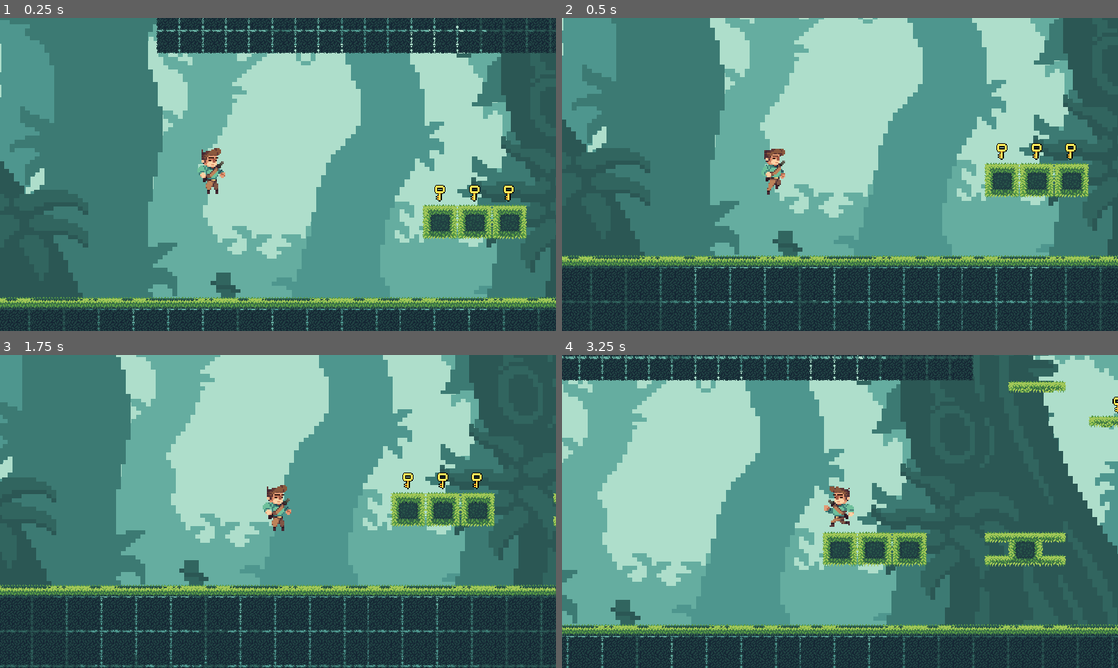
Above: before the commit, frames 1-4 (two rows, left to right).
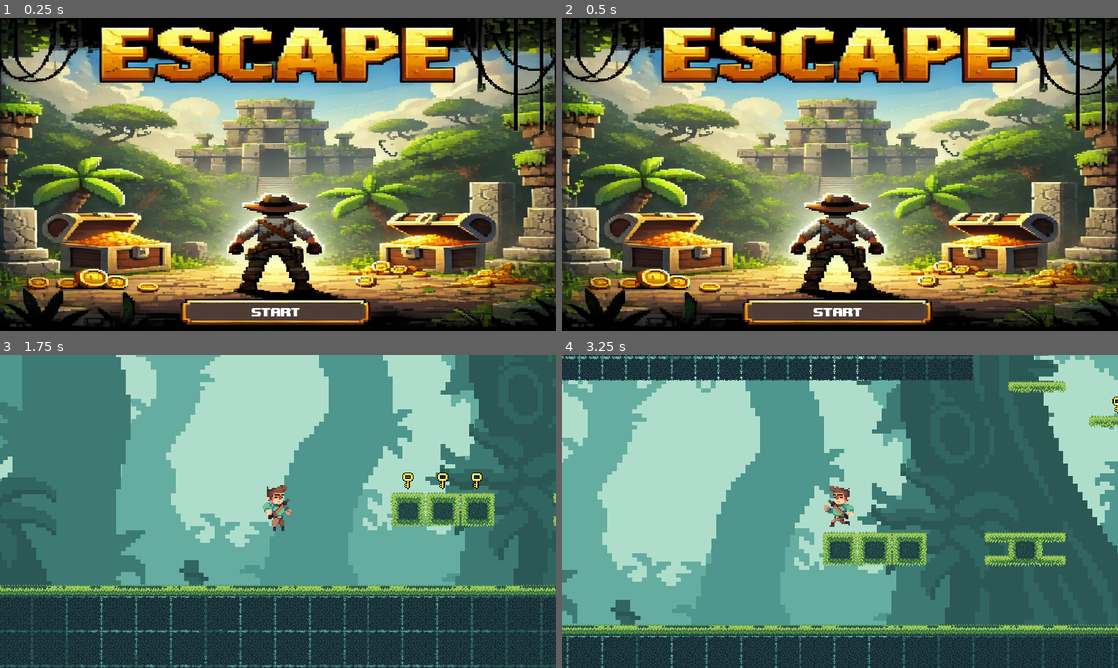
Above: after the commit, the same moments.

Repository: larissanobregaa/Jogo-Escape
Game: Godot game, scene res://title_screen.tscn
The game is run twice, just before and just after one commit, with the same random seed, the same clock (stepped at 60 frames per second) and the same inputs. Before the commit the project starts from res://principal.tscn.
Inputs (mouse positions are in pixels of both pictures, inside the frame that each line leads up to):
- Up to frame 1 (0.25 s): no input
- Up to frame 2 (0.5 s): no input
- Up to frame 3 (1.75 s): click (278, 649) at 0.5 s, where only the run after the commit has a clickable "START"; hold Right (ui_right) from 1.28 s (still down); tap Up (ui_up) at 1.52 s
- Up to frame 4 (3.25 s): tap Up (ui_up) at 2.27 s; release Right (ui_right) at 2.78 s; hold Left (ui_left) from 2.78 s (still down)

The runs differ from the first frame. In frame 1, 99% of the frame differs, in the area x 0-100%, y 0-100%; in frame 2, 99%; in frame 3, 0.6%; in frame 4, less than 0.1%.

Commit message:
pagina inicial

Diff:
--- a/principal.tscn
+++ b/principal.tscn
@@ -12,6 +12,8 @@
 [ext_resource type="PackedScene" uid="uid://d3tc7xnc7ky0k" path="res://espinhos.tscn" id="8_8crel"]
 [ext_resource type="PackedScene" uid="uid://l5kdjpxb5gkb" path="res://portal_proxima_fase.tscn" id="9_ypj1v"]
 [ext_resource type="AudioStream" uid="uid://dpwtxm6uhn7xk" path="res://Musica/MusicaFundo.mp3" id="12_a6mwx"]
+[ext_resource type="FontFile" uid="uid://cubfffllwcjhg" path="res://upheavtt.ttf" id="13_3vy2o"]
+[ext_resource type="Script" path="res://score_label.gd" id="14_ihdx3"]
 
 [sub_resource type="TileSetAtlasSource" id="TileSetAtlasSource_7uo7n"]
 texture = ExtResource("4_iuobs")
@@ -1398,6 +1400,9 @@
 "movimento": SubResource("Animation_4ct73")
 }
 
+[sub_resource type="Theme" id="Theme_uwe0t"]
+Label/fonts/font = ExtResource("13_3vy2o")
+
 [node name="Principal" type="Node2D"]
 script = ExtResource("1_cql0y")
 
@@ -1558,3 +1563,21 @@
 stream = ExtResource("12_a6mwx")
 volume_db = -9.905
 autoplay = true
+
+[node name="UserInterface" type="Control" parent="."]
+layout_mode = 3
+anchors_preset = 0
+offset_right = 40.0
+offset_bottom = 40.0
+
+[node name="ScoreLabel" type="Label" parent="UserInterface"]
+layout_mode = 0
+offset_left = 25.0
+offset_top = 11.0
+offset_right = 137.0
+offset_bottom = 42.0
+theme = SubResource("Theme_uwe0t")
+theme_override_colors/font_color = Color(0, 0, 0, 1)
+theme_override_font_sizes/font_size = 20
+text = "Score: 0"
+script = ExtResource("14_ihdx3")
--- a/project.godot
+++ b/project.godot
@@ -11,7 +11,7 @@
 [application]
 
 config/name="escape"
-run/main_scene="res://principal.tscn"
+run/main_scene="res://title_screen.tscn"
 config/features=PackedStringArray("4.3", "GL Compatibility")
 config/icon="res://icon.svg"
 
--- /dev/null
+++ b/score_label.gd
@@ -0,0 +1,12 @@
+extends Label
+
+var score = 0
+
+func _ready():
+	# Conecta o sinal 'moeda_coletada' de cada moeda na cena ao ScoreLabel
+	for moeda in get_tree().get_nodes_in_group("Moedas"):
+		moeda.connect("moeda_coletada", Callable(self, "_on_moeda_coletada"))
+
+func _on_moeda_coletada():
+	score += 1  # Incrementa a pontuação
+	text = str(score)
--- /dev/null
+++ b/title_screen.gd
@@ -0,0 +1,15 @@
+extends Control
+
+
+# Called when the node enters the scene tree for the first time.
+func _ready() -> void:
+	pass # Replace with function body.
+
+
+# Called every frame. 'delta' is the elapsed time since the previous frame.
+func _process(delta: float) -> void:
+	pass
+
+
+func _on_button_pressed() -> void:
+	get_tree().change_scene_to_file("res://principal.tscn") # Replace with function body.
--- /dev/null
+++ b/title_screen.tscn
@@ -0,0 +1,56 @@
+[gd_scene load_steps=10 format=3 uid="uid://da40xbhbhqwdp"]
+
+[ext_resource type="Texture2D" uid="uid://c32o2oa6x6vkm" path="res://tela_inicial.jpg" id="1_7lcsf"]
+[ext_resource type="Script" path="res://title_screen.gd" id="1_yw7rs"]
+[ext_resource type="FontFile" uid="uid://cubfffllwcjhg" path="res://upheavtt.ttf" id="2_ncrik"]
+
+[sub_resource type="FontVariation" id="FontVariation_hiniv"]
+base_font = ExtResource("2_ncrik")
+
+[sub_resource type="StyleBoxFlat" id="StyleBoxFlat_p3b6l"]
+bg_color = Color(0.352473, 0.283958, 0.181032, 1)
+
+[sub_resource type="StyleBoxFlat" id="StyleBoxFlat_w847o"]
+bg_color = Color(0.352473, 0.283958, 0.181032, 1)
+
+[sub_resource type="StyleBoxFlat" id="StyleBoxFlat_rwud6"]
+bg_color = Color(0.305882, 0.239216, 0.207843, 1)
+
+[sub_resource type="StyleBoxFlat" id="StyleBoxFlat_o68ie"]
+bg_color = Color(0.352473, 0.283958, 0.181032, 1)
+
+[sub_resource type="Theme" id="Theme_yiibo"]
+Button/colors/font_color = Color(1, 1, 1, 1)
+Button/font_sizes/font_size = 35
+Button/fonts/font = SubResource("FontVariation_hiniv")
+Button/styles/focus = SubResource("StyleBoxFlat_p3b6l")
+Button/styles/hover = SubResource("StyleBoxFlat_w847o")
+Button/styles/normal = SubResource("StyleBoxFlat_rwud6")
+Button/styles/pressed = SubResource("StyleBoxFlat_o68ie")
+
+[node name="TitleScreen" type="Control"]
+layout_mode = 3
+anchors_preset = 15
+anchor_right = 1.0
+anchor_bottom = 1.0
+grow_horizontal = 2
+grow_vertical = 2
+script = ExtResource("1_yw7rs")
+
+[node name="TextureRect" type="TextureRect" parent="."]
+layout_mode = 0
+offset_right = 1152.0
+offset_bottom = 648.0
+texture = ExtResource("1_7lcsf")
+expand_mode = 2
+
+[node name="Button" type="Button" parent="."]
+layout_mode = 0
+offset_left = 394.0
+offset_top = 592.0
+offset_right = 750.0
+offset_bottom = 625.0
+theme = SubResource("Theme_yiibo")
+text = "START"
+
+[connection signal="pressed" from="Button" to="." method="_on_button_pressed"]
Binary file added: botao.png
Not shown, added: botao.png.import
Not shown: 1 places in principal.tscn that only renumber resources
Binary file added: tela_inicial.jpg
Not shown, added: tela_inicial.jpg.import
Binary file added: upheavtt.ttf
Not shown, added: upheavtt.ttf.import
